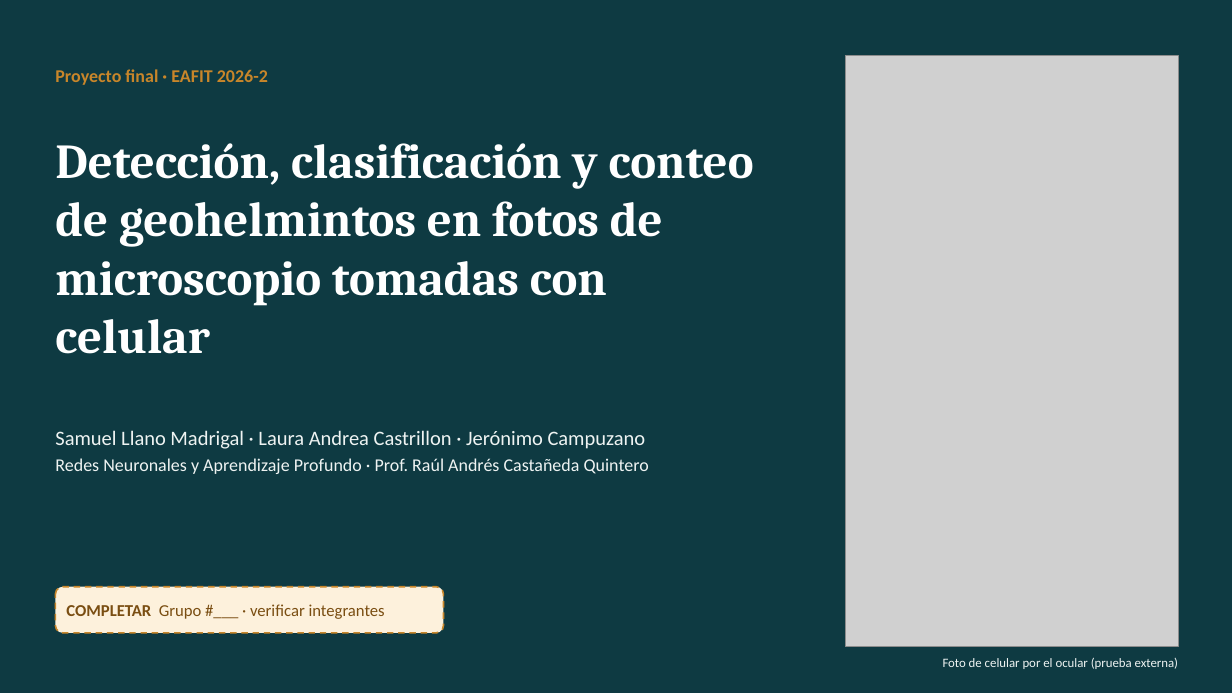
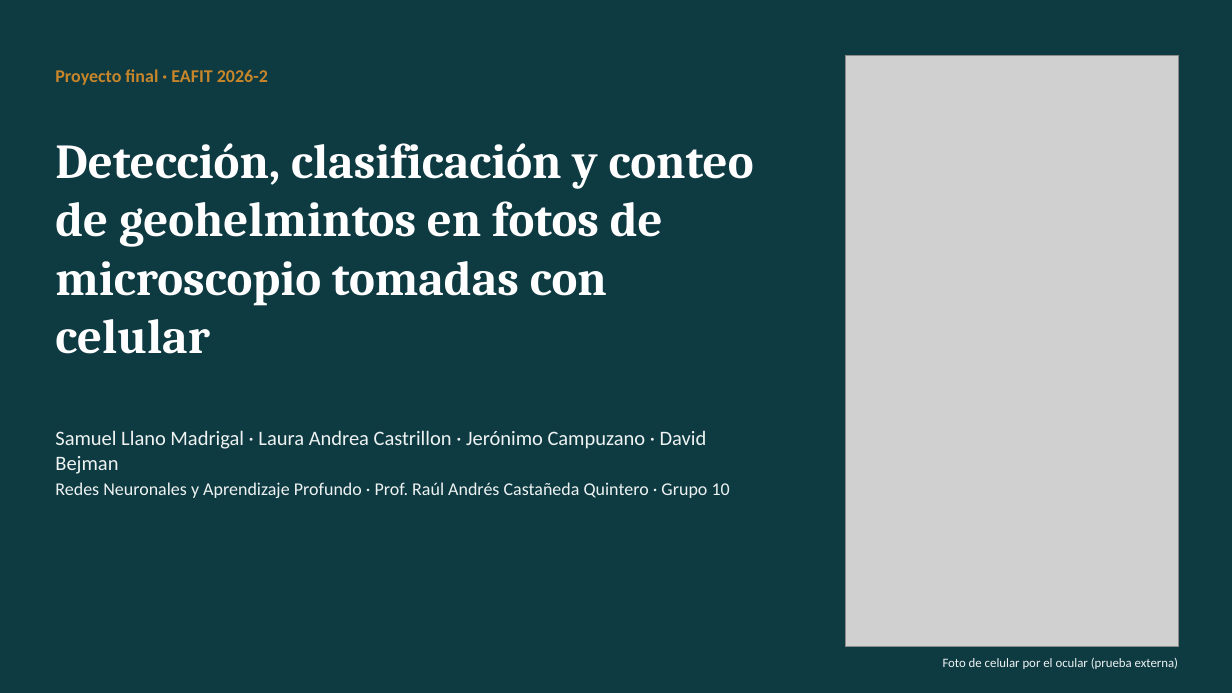
Before and after one commit to Llano0/ParCero_beta, a slide deck: slide 1 of docs/entregas/deep-learning/Presentacion_Geohelmintos_DL.pptx. Drawn at 1232x693 pixels with LibreOffice and Linux fonts; fonts in the diff are those of the drawing; grey boxes stand for pictures. Boxes give left, top, right and bottom in pixels: in the first picture for what was removed or moved away, otherwise in the second. Text is boxed around its words. In the diff, an @@ line names an element or a change of style, - is before the commit and + after.

```diff
--- a/docs/entregas/deep-learning/Presentacion_Geohelmintos_DL.pptx
+++ b/docs/entregas/deep-learning/Presentacion_Geohelmintos_DL.pptx
@@ text at (x1=55, y1=430, x2=730, y2=498): text changed @@
-Samuel Llano Madrigal · Laura Andrea Castrillon · Jerónimo Campuzano
-Redes Neuronales y Aprendizaje Profundo · Prof. Raúl Andrés Castañeda Quintero
+Samuel Llano Madrigal · Laura Andrea Castrillon · Jerónimo Campuzano · David Bejman
+Redes Neuronales y Aprendizaje Profundo · Prof. Raúl Andrés Castañeda Quintero · Grupo 10
@@ rounded rectangle removed at (x1=55, y1=587, x2=444, y2=633) @@
@@ text removed at (x1=66, y1=604, x2=385, y2=619) @@
-COMPLETAR Grupo #___ · verificar integrantes
```
Also in this commit, not shown: 17 other slides changed, 2 slides added, 6 other files.
